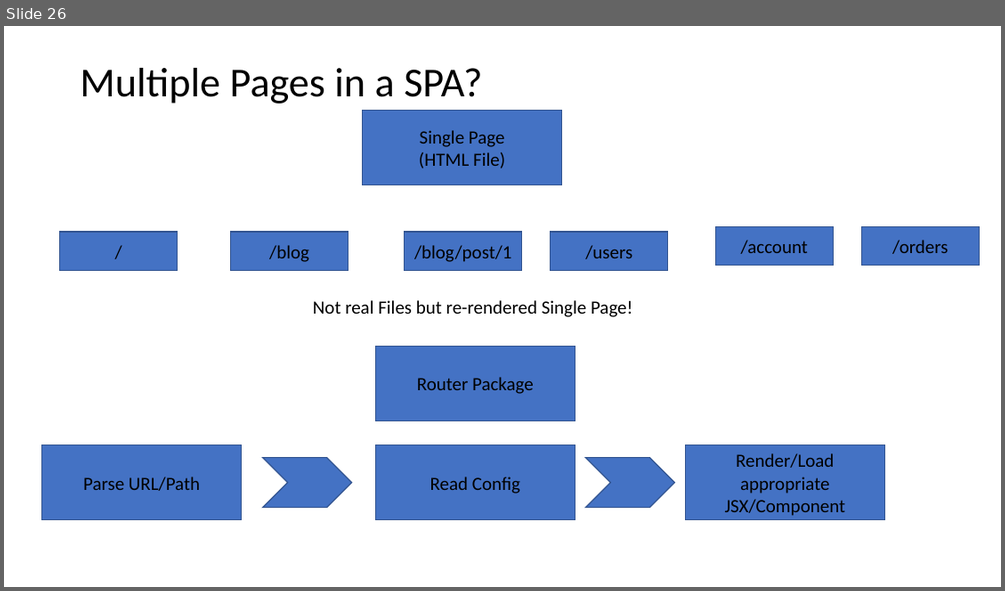
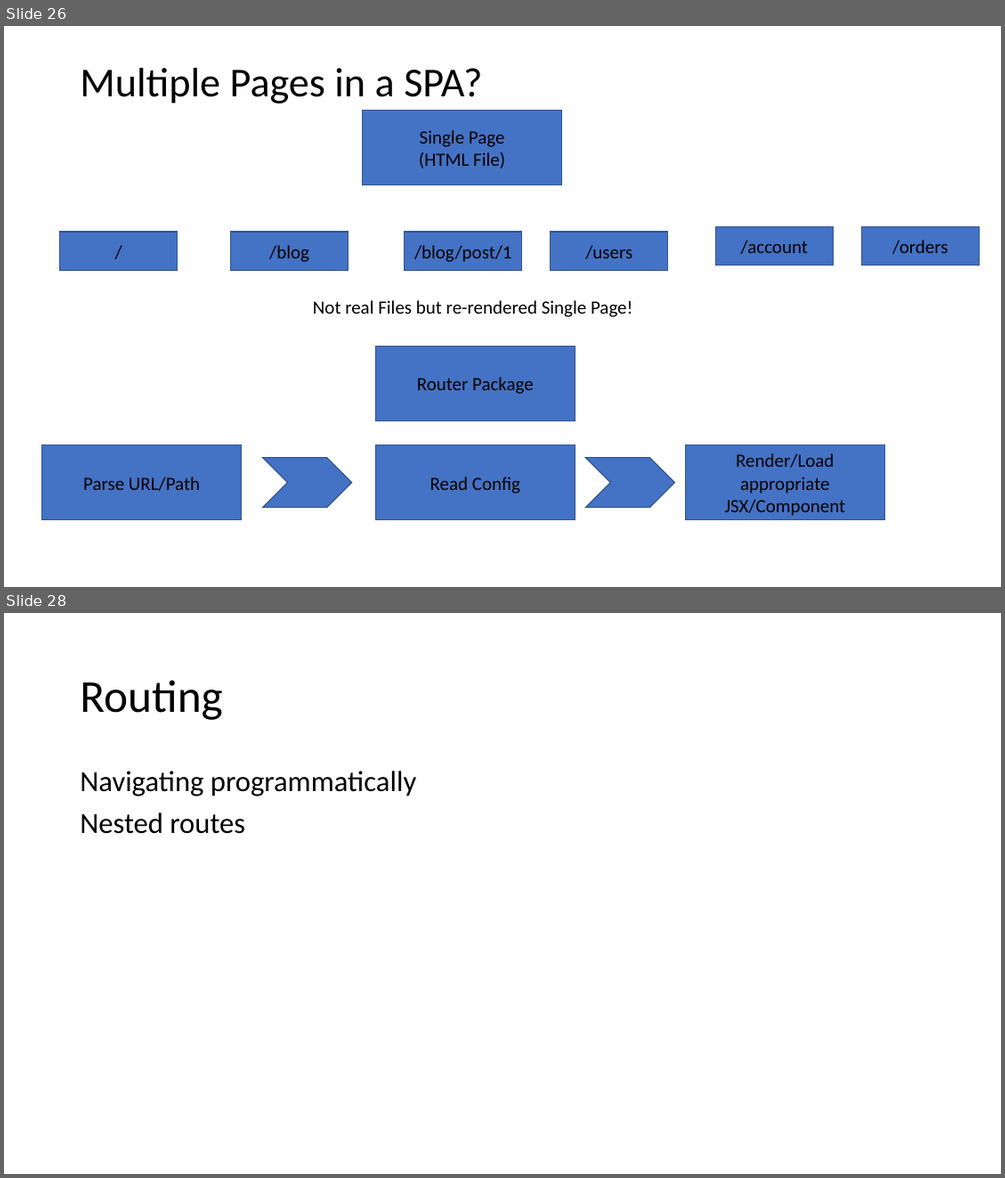
Before and after one commit to PiyushChaturvedii/batch03, a slide deck: Create-react-app.pptx. Shown one above the other, each under a label of ours: slide 26 before the commit, slides 26 and 28 after it; the slides between them are not shown. The pictures are 1005x591 and 1005x1178 pixels, drawn with LibreOffice and Linux fonts; fonts in the diff are those of the drawing. Boxes give left, top, right and bottom in pixels: in the first picture for what was removed or moved away, otherwise in the second. Text is boxed around its words. In the diff, an @@ line names an element or a change of style, - is before the commit and + after.

Commit message:
routing

```diff
--- a/Create-react-app.pptx
+++ b/Create-react-app.pptx
@@ slide 28 added at (x1=4, y1=613, x2=1001, y2=1174), background #FFFFFF @@
@@ title added at (x1=80, y1=680, x2=222, y2=720), 44 pt, text #000000 @@
+Routing
@@ text added at (x1=80, y1=771, x2=416, y2=834), 28 pt, text #000000 @@
+Navigating programmatically
+Nested routes
```
Also in this commit, not shown: 1 slide changed, 44 other files.
